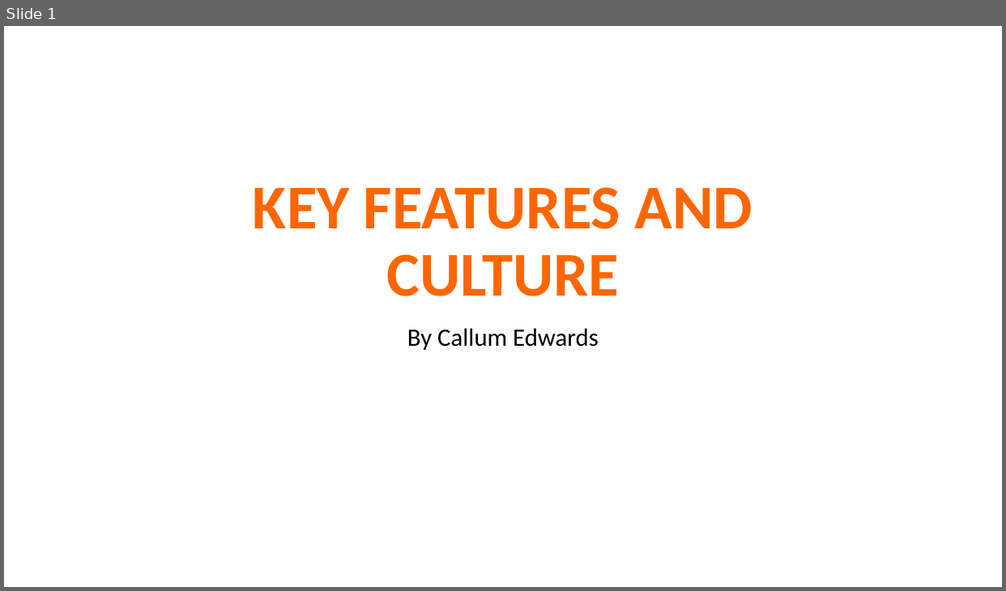
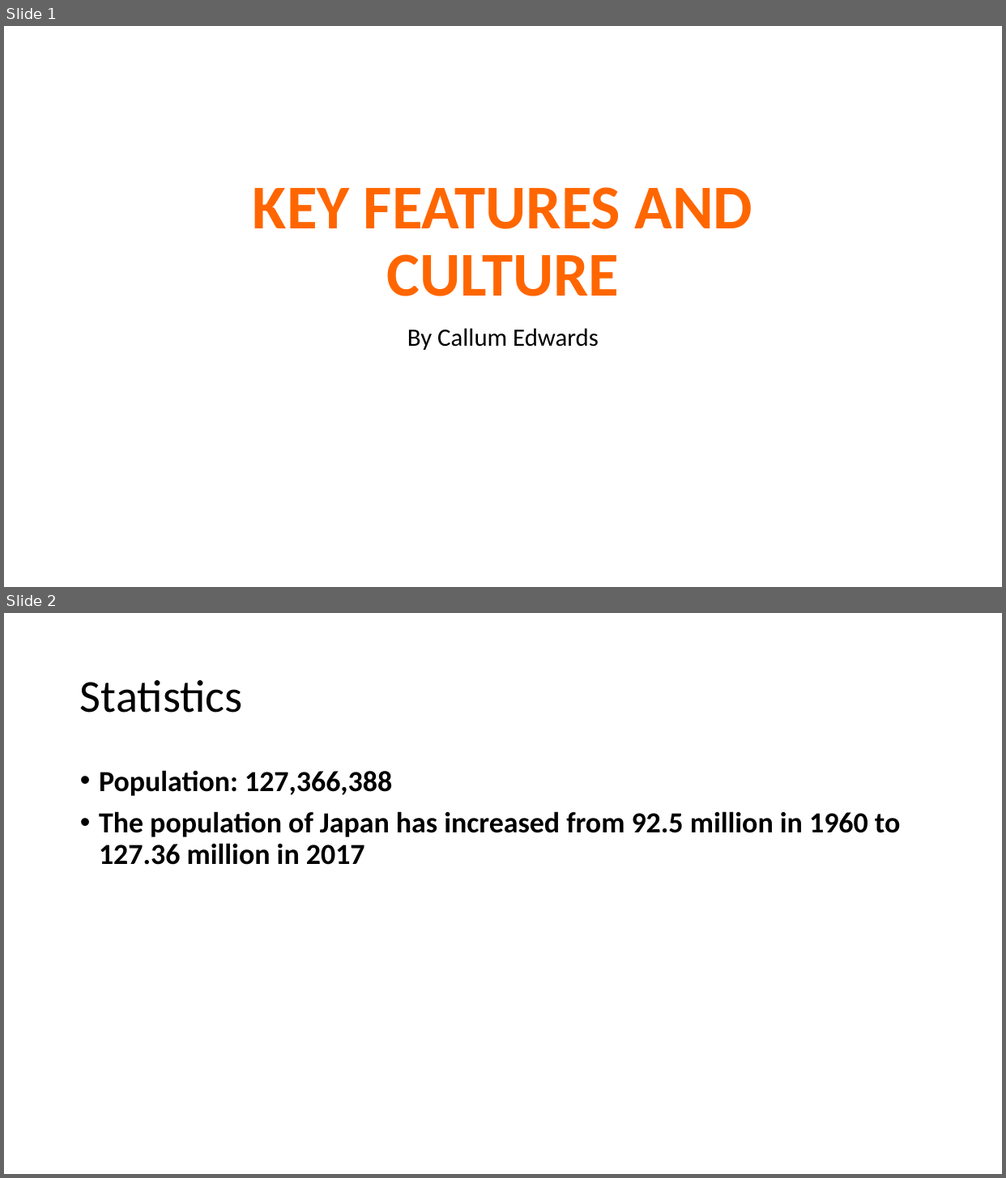
Before and after one commit to Luny12345/Asian, a slide deck: callum is not asian.pptx. Shown one above the other, each under a label of ours: slide 1 before the commit, slides 1 and 2 after it. The pictures are 1006x591 and 1006x1178 pixels, drawn with LibreOffice and Linux fonts; fonts in the diff are those of the drawing; background and template pictures are left out. Boxes give left, top, right and bottom in pixels: in the first picture for what was removed or moved away, otherwise in the second. Text is boxed around its words. In the diff, an @@ line names an element or a change of style, - is before the commit and + after.

Commit message:
another slide done

```diff
--- a/callum is not asian.pptx
+++ b/callum is not asian.pptx
@@ slide 2 added at (x1=4, y1=613, x2=1002, y2=1174), background picture (left out) @@
@@ title added at (x1=80, y1=680, x2=243, y2=713), 44 pt, text #000000 @@
+Statistics
@@ text added at (x1=99, y1=770, x2=900, y2=865), 28 pt, text #000000, bold @@
+• Population: 127,366,388
+• The population of Japan has increased from 92.5 million in 1960 to 127.36 million in 2017
```
